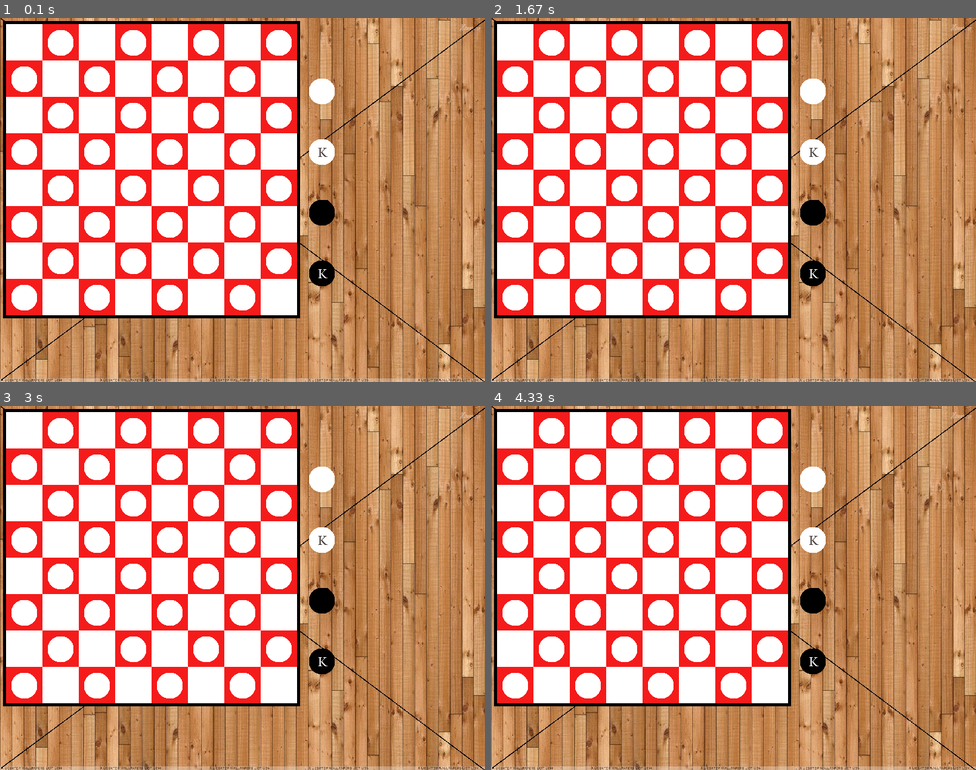
Above: before the commit, frames 1-4 (two rows, left to right).
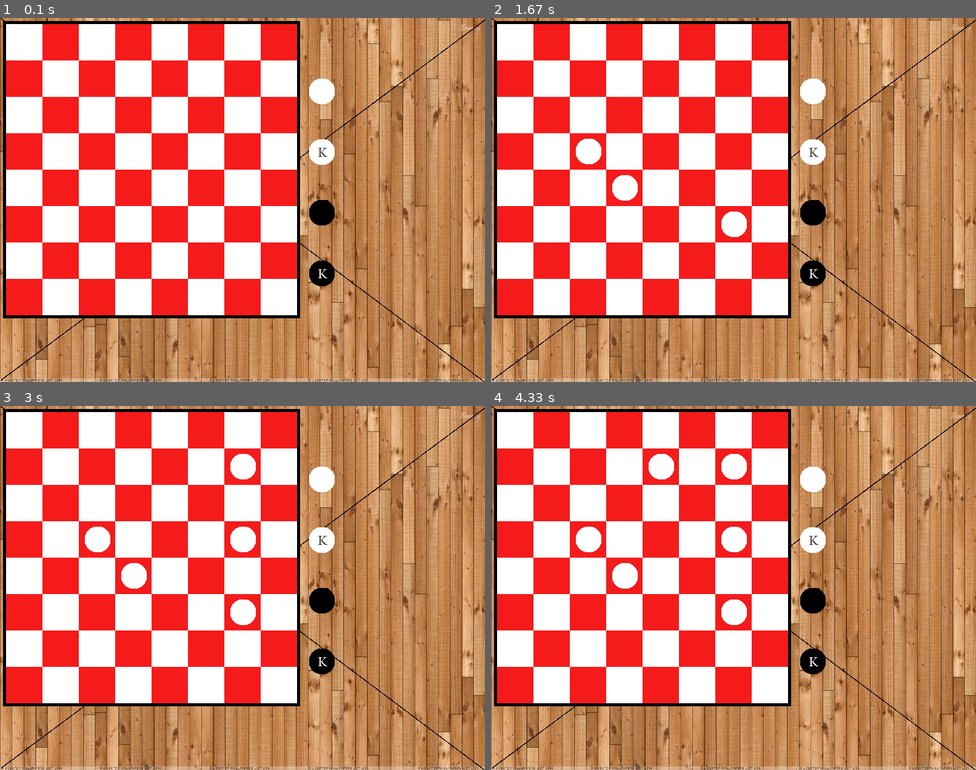
Above: after the commit, the same moments.

Repository: harwooja/Checkers
Game: pygame game, started from main.py
Same seed, same stepped clock (60 frames per second), same inputs: the game is played once before the commit and once after it. The source is Python 2; it was converted automatically to run under Python 3.
Inputs (mouse positions are in pixels of both pictures, inside the frame that each line leads up to):
- Up to frame 1 (0.1 s): no input
- Up to frame 2 (1.67 s): click (714, 214) at 0.38 s; click (617, 203) at 0.72 s; click (583, 145) at 1.05 s
- Up to frame 3 (3 s): click (252, 464) at 1.88 s; click (227, 526) at 2.72 s
- Up to frame 4 (4.33 s): click (655, 467) at 3.05 s

The runs differ from the first frame. In frame 1, 9.7% of the frame differs, in the area x 2-61%, y 3-81%; in frame 2, 8.9%; in frame 3, 8.3%; in frame 4, 8.0%.

Commit message:
Board Class Update

Diff:
--- a/Board.py
+++ b/Board.py
@@ -1,4 +1,4 @@
-import pygame, sys, Constants
+import pygame, sys, Constants, GameState
 from pygame.locals import *
 
 TOPLEFT = 10
@@ -14,7 +14,7 @@
 for m in range (8):
     boardState.append([])
     for z in range(8):
-        boardState[m].append("W")
+        boardState[m].append("Blank")
 
 def drawBoard(window):
     size = Constants.SIZE
@@ -80,26 +80,46 @@
 
             if boardState[index][j] == "B" :
 
-                    xCord = 10 + ((index*60)+9)
-                    yCord = 20 + ((j*60))
+                    yCord = 10 + ((index*60)+9)
+                    xCord = 20 + ((j*60))
                     window.blit(Bsprite,(xCord,yCord))
 
             elif boardState[index][j] == "W" :
-                    xCord = 10 + ((index*60)+9)
-                    yCord = 20 + (j*60)
+                    yCord = 10 + ((index*60)+9)
+                    xCord = 20 + (j*60)
                     window.blit(Wsprite,(xCord,yCord))
 
             elif boardState[index][j] == "KB" :
-                    xCord = 10 + ((index*60)+9)
-                    yCord = 20 + (j*60)
+                    yCord = 10 + ((index*60)+9)
+                    xCord = 20 + (j*60)
                     window.blit(BKsprite,(xCord,yCord))
 
             elif boardState[index][j] == "KW" :
-                    xCord = 10 + ((index*60)+9)
-                    yCord = 20 + (j*60)
+                    yCord = 10 + ((index*60)+9)
+                    xCord = 20 + (j*60)
                     window.blit(WKsprite,(xCord,yCord))
 
 
+def selectTile(a, b):
+
+    s = GameState.s
+
+    if (s.getGameState() == 1):
+
+        checkC = a + b
+
+        if (checkC % 2 != 0):
+            boardState[a][b] = s.getSelectedCustomPiece()
+
+
+
+
+
+def insertPiece(a, b, piece):
+    boardState[a][b] = piece
+
+def deletePiece(a, b):
+    boardState[a][b] = "BLANK"
 
 
 
--- a/GameState.py
+++ b/GameState.py
@@ -1,9 +1,24 @@
 import Constants
 
-gameState = 0 #0 = preSetup,CustomSetup,PlayState
 
-def getGameState():
-    return gameState
-def setGameState(x):
-    if (type(x) is  int) and (0<= x <= 3):
-        gameState = x
+class State():
+
+    gameState = 0 #0 = preSetup,CustomSetup,PlayState
+
+    selectedCustomTile = "W"
+
+    def getGameState(self):
+        return self.gameState
+    def setGameState(self,x):
+        if (type(x) is  int) and (0<= x <= 3):
+            self.gameState = x
+
+    def getSelectedCustomPiece(self):
+        return self.selectedCustomTile
+
+
+    def setSelectedCustomPiece(self,x):
+        self.selectedCustomTile = x
+
+
+s = State()
--- a/InputManager.py
+++ b/InputManager.py
@@ -9,6 +9,6 @@
         column = (pos[0]-bTopLeft)/60
         row = (pos[1]-bTopLeft)/60
         print (row,column)
-        #Board.selectTile(row,column)
+        Board.selectTile(row,column)
     else:
         print pos
--- a/main.py
+++ b/main.py
@@ -6,7 +6,8 @@
 pygame.display.set_caption("Checkers 2ME3/2AA4 #CompSci4Life")
 done = False
 clock = pygame.time.Clock()
-
+GameState.s.setGameState(1)
+print GameState.s.getGameState()
 
 #Event Loop
 while done == False:
Not shown, changed: Board.pyc
Not shown, changed: GameState.pyc
Not shown, changed: InputManager.pyc
Not shown, changed: Menu.pyc
